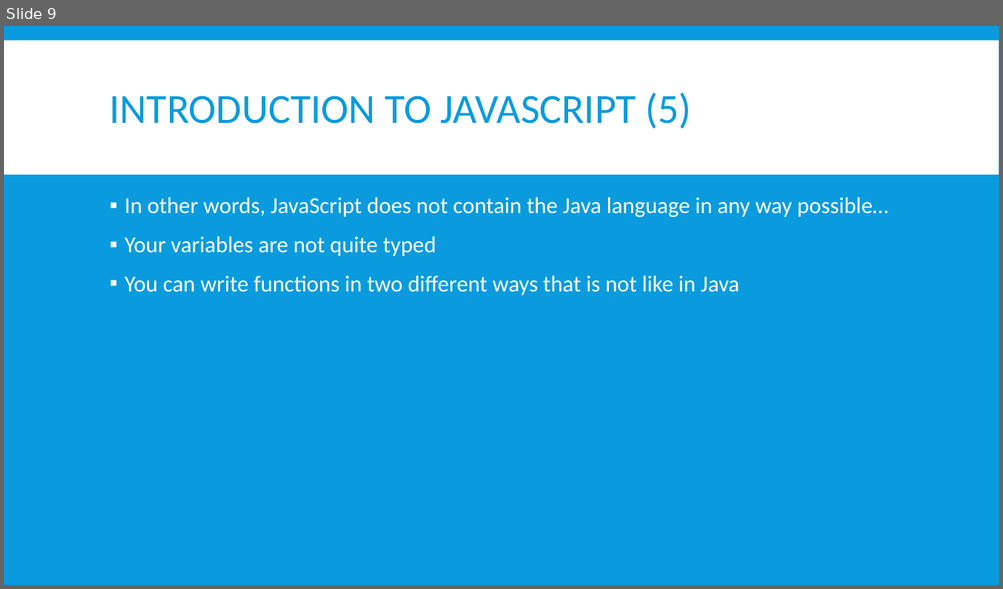
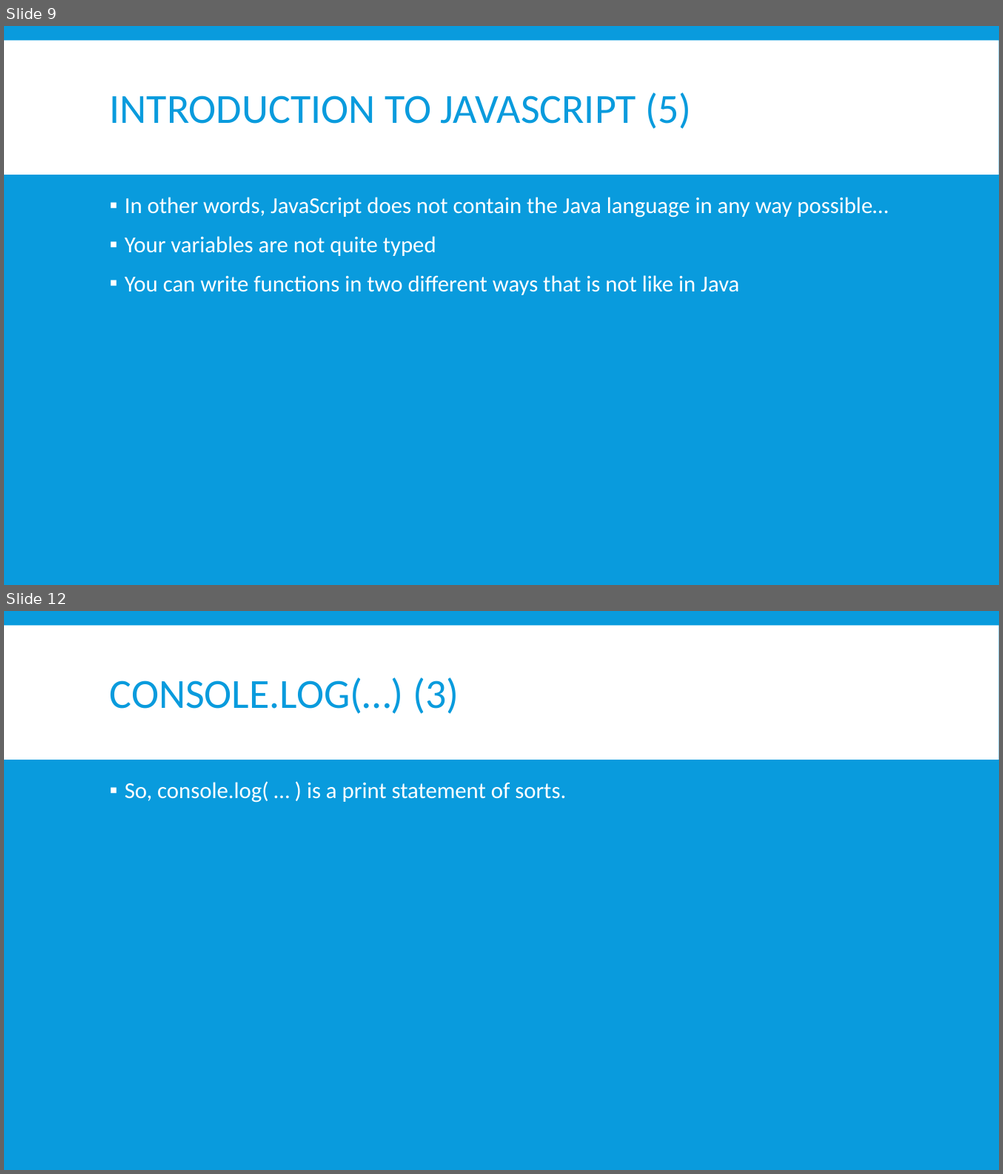
Before and after one commit to EvanTurtileMan/C5-IntroToWebDev, a slide deck: lessons/lesson_note3.pptx. Shown one above the other, each under a label of ours: slide 9 before the commit, slides 9 and 12 after it; the slides between them are not shown. The pictures are 1003x589 and 1003x1174 pixels, drawn with LibreOffice and Linux fonts; fonts in the diff are those of the drawing. Boxes give left, top, right and bottom in pixels: in the first picture for what was removed or moved away, otherwise in the second. Text is boxed around its words. In the diff, an @@ line names an element or a change of style, - is before the commit and + after.

```diff
--- a/lessons/lesson_note3.pptx
+++ b/lessons/lesson_note3.pptx
@@ slide 12 added at (4, 611, 999, 1170), background #099BDD; not listed: 1 template element that a slide beside it also shows @@
@@ title added at (110, 678, 459, 714), 40 pt, text #099BDD @@
+CONSOLE.LOG(…) (3)
@@ text added at (125, 781, 566, 803), 22 pt, text #FFFFFF @@
+▪ So, console.log( … ) is a print statement of sorts.
```
Also in this commit, not shown: 1 slide changed, 4 other slides added, 5 other files.
